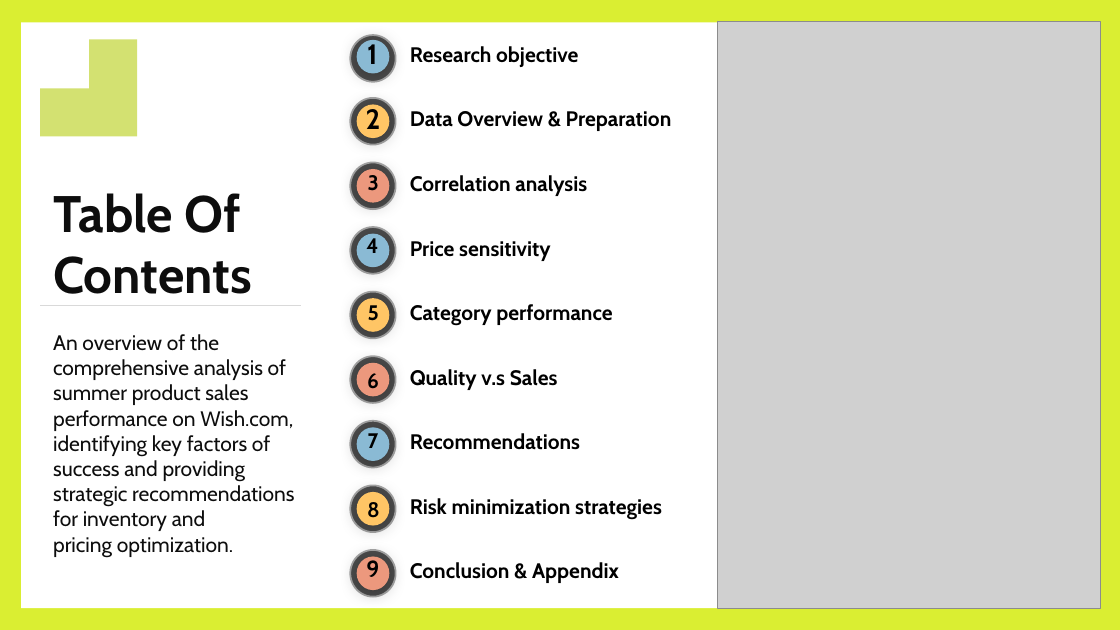
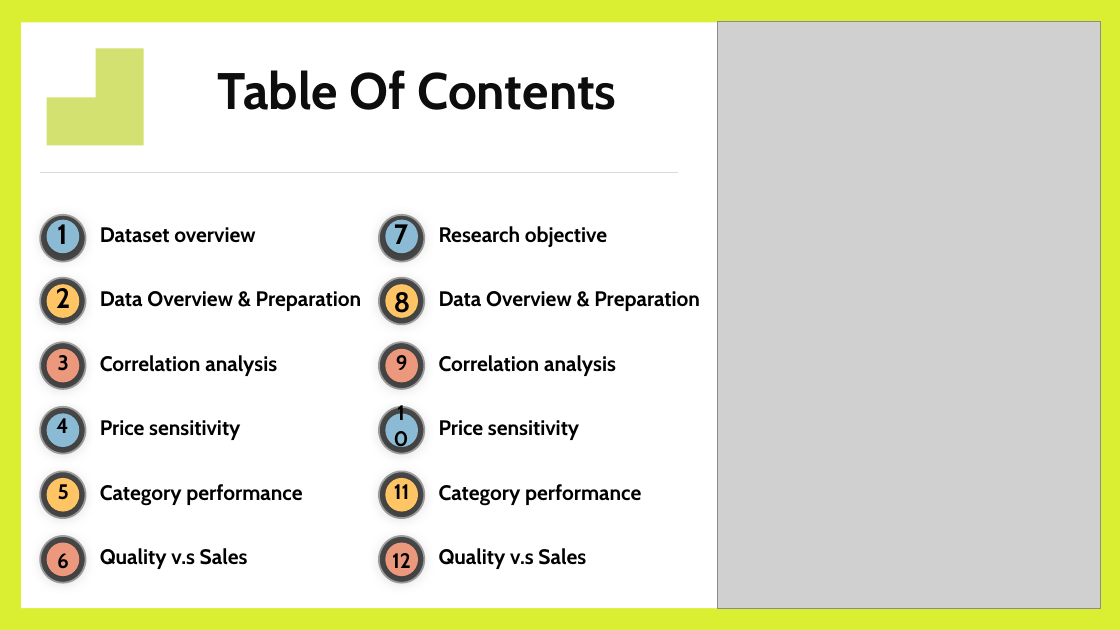
Before and after one commit to SpringNuance/Business-Intelligence, a slide deck: slide 2 of Power BI Assignment/Business Intelligence_Power BI Assignment Report.pptx. Drawn at 1120x630 pixels with LibreOffice and Linux fonts; fonts in the diff are those of the drawing; grey boxes stand for pictures. Boxes give left, top, right and bottom in pixels: in the first picture for what was removed or moved away, otherwise in the second. Text is boxed around its words. In the diff, an @@ line names an element or a change of style, - is before the commit and + after.

Commit message:
filter summer dataset

```diff
--- a/Power BI Assignment/Business Intelligence_Power BI Assignment Report.pptx
+++ b/Power BI Assignment/Business Intelligence_Power BI Assignment Report.pptx
@@ freeform shape: place and size @@
-freeform shape at box(40, 39, 137, 136)
+freeform shape at box(46, 49, 143, 145)
@@ text "Table Of Contents" rewrapped from box(53, 193, 252, 294) to box(218, 70, 616, 110) @@
@@ line moved from (40, 305) - (301, 305) to (40, 173) - (678, 173) @@
@@ ellipse: place and size @@
-ellipse at box(350, 227, 396, 274)
+ellipse at box(379, 215, 424, 262)
@@ text "7": place and size @@
-text "7" at box(368, 433, 379, 448)
+text "7" at box(394, 220, 408, 244)
@@ text "7" at box(394, 220, 408, 244): size 18 to 24 pt @@
@@ text "Research objective": place and size @@
-text "Research objective" at box(410, 46, 578, 67)
+text "Research objective" at box(439, 226, 607, 247)
@@ text "8" at box(394, 292, 411, 319): size 18 to 24 pt @@
@@ text "8": place and size @@
-text "8" at box(367, 502, 380, 518)
+text "8" at box(394, 292, 411, 319)
@@ 11 texts, 6 ellipses: place and size @@
-11 texts, 6 ellipses at box(350, 35, 672, 390)
+11 texts, 6 ellipses at box(40, 215, 362, 569)
@@ text removed at box(53, 334, 294, 558) @@
-An overview of the comprehensive analysis of summer product sales performance on Wish.com, identifying key factors of success and providing strategic recommendations for inventory and
-pricing optimization.
@@ text "9": place and size @@
-text "9" at box(366, 557, 379, 577)
+text "9" at box(396, 355, 408, 370)
@@ text "9" at box(396, 355, 408, 370): size 20 to 18 pt; vertical alignment top to middle @@
@@ text removed at box(410, 433, 580, 450) @@
-Recommendations
@@ text removed at box(410, 498, 662, 520) @@
-Risk minimization strategies
@@ 11 ellipses: place and size @@
-11 ellipses at box(350, 234, 396, 597)
+11 ellipses at box(379, 219, 424, 583)
@@ group added at box(40, 227, 255, 583): 6 ellipses, 1 text @@
+Dataset overview
@@ text removed at box(410, 562, 619, 583) @@
-Conclusion & Appendix
@@ group added at box(381, 291, 700, 574): 8 texts @@
+Data Overview & Preparation
+Correlation analysis
+10
+Price sensitivity
+11
+Category performance
+12
+Quality v.s Sales
```
Also in this commit, not shown: 5 other slides changed, 12 slides added, 12 slides removed, 7 other files.
